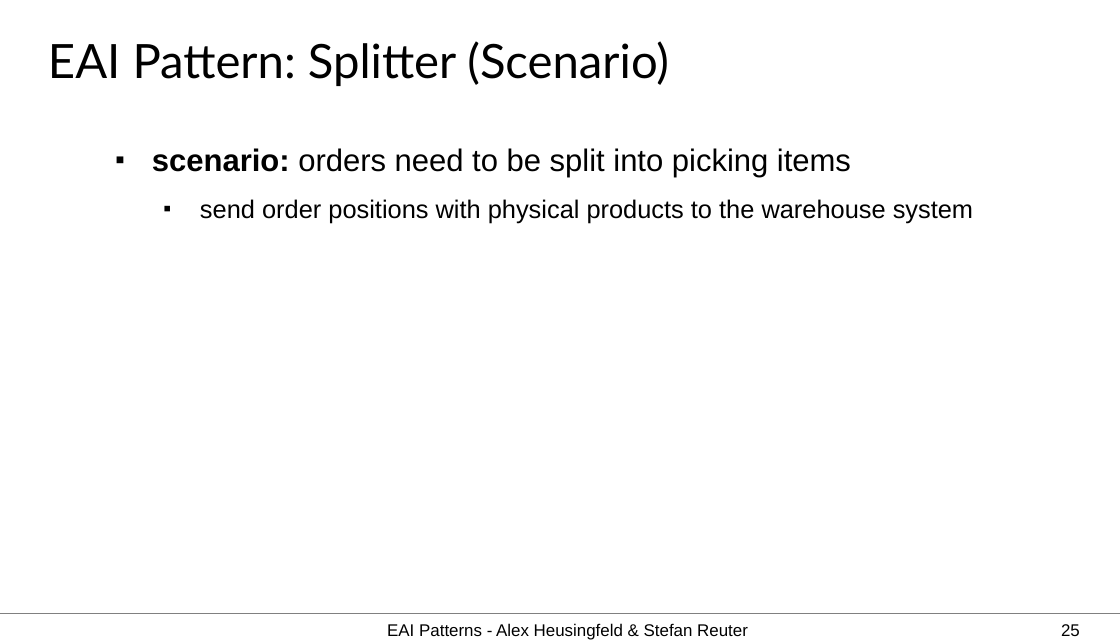
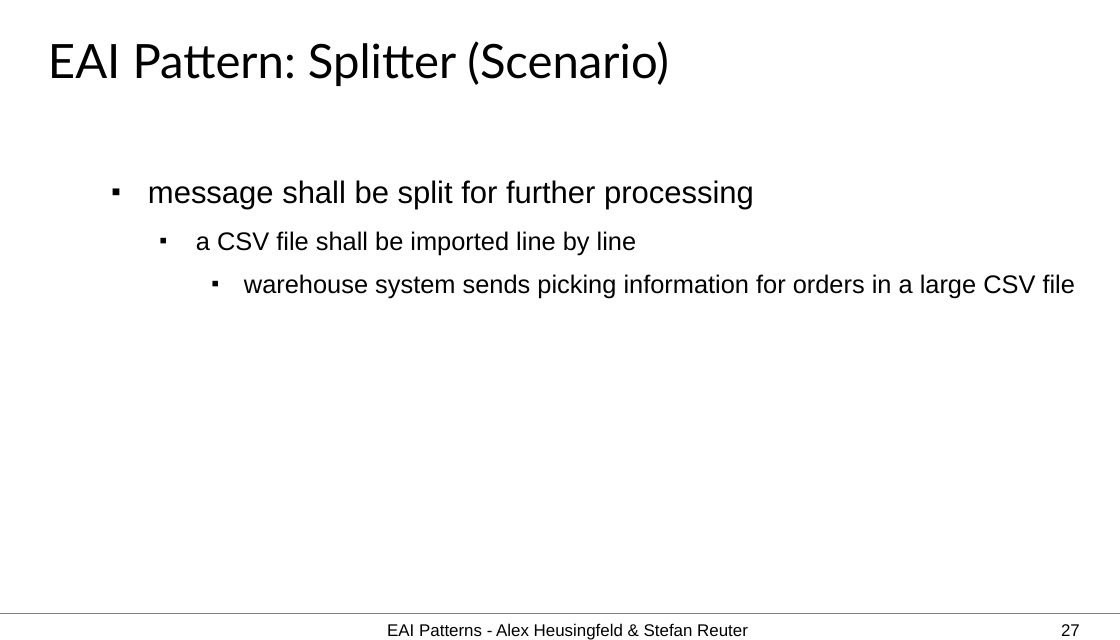
Before and after one commit to aheusingfeld/javaone2012, a slide deck: slide 27 of slides/eai-slides.odp (slide 25 before the commit). Drawn at 1120x640 pixels with LibreOffice and Linux fonts; fonts in the diff are those of the drawing. Boxes give left, top, right and bottom in pixels: in the first picture for what was removed or moved away, otherwise in the second. Text is boxed around its words. In the diff, an @@ line names an element or a change of style, - is before the commit and + after.

```diff
--- a/slides/eai-slides.odp
+++ b/slides/eai-slides.odp
@@ text removed at <box>152,148,973,224</box> @@
-■ scenario: orders need to be split into picking items
-  ■ send order positions with physical products to the warehouse system
@@ text added at <box>148,180,1075,298</box>, 18 pt, text #000000 @@
+■ message shall be split for further processing
+  ■ a CSV file shall be imported line by line
+    ■ warehouse system sends picking information for orders in a large CSV file
@@ page number at <box>1061,624,1080,636</box>: text changed @@
-25
+27
```
Also in this commit, not shown: 21 other slides changed, 3 slides added, 1 slide removed, 1 other file.
